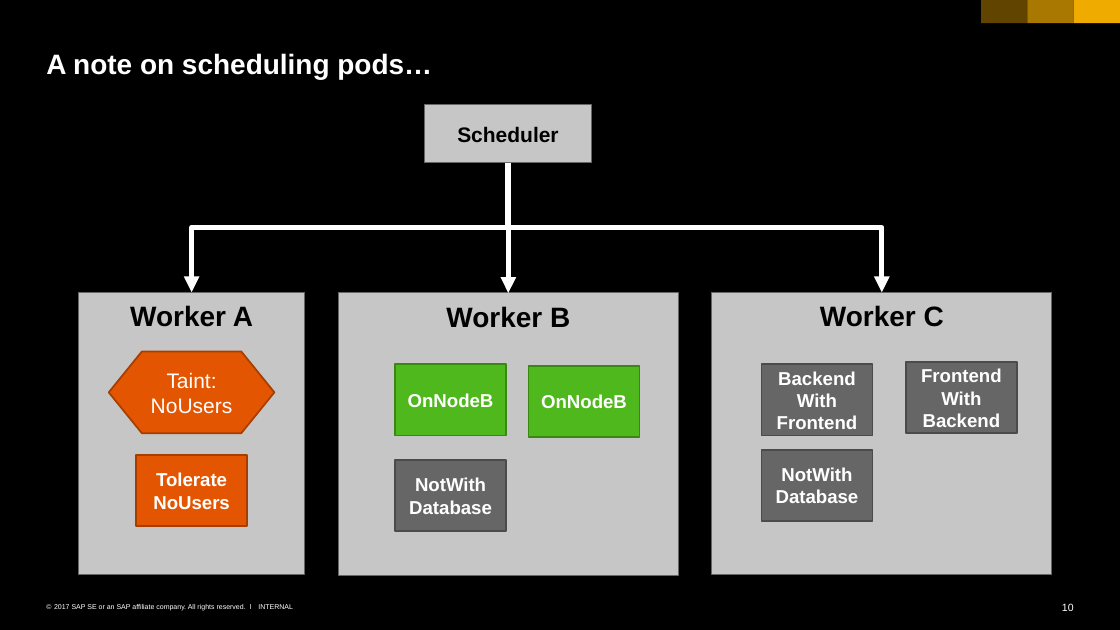
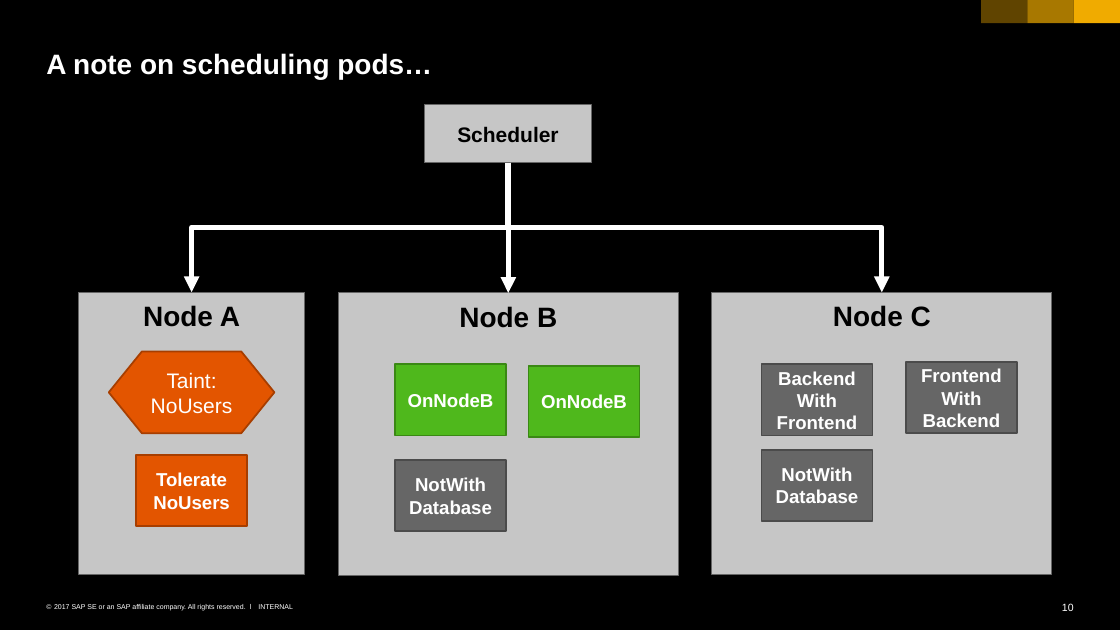
Before and after one commit to cuijiyao01/docker-k8s-training, a slide deck: slide 10 of kubernetes/11_administration.pptx. Drawn at 1120x630 pixels with LibreOffice and Linux fonts; fonts in the diff are those of the drawing. Boxes give left, top, right and bottom in pixels: in the first picture for what was removed or moved away, otherwise in the second. Text is boxed around its words. In the diff, an @@ line names an element or a change of style, - is before the commit and + after.

```diff
--- a/kubernetes/11_administration.pptx
+++ b/kubernetes/11_administration.pptx
@@ text in rectangle at [143, 305, 240, 327]: text changed @@
-Worker A
+Node A
@@ text in rectangle at [459, 306, 557, 328]: text changed @@
-Worker B
+Node B
@@ text in rectangle at [833, 305, 931, 327]: text changed @@
-Worker C
+Node C
```
Also in this commit, not shown: 3 slides added.
